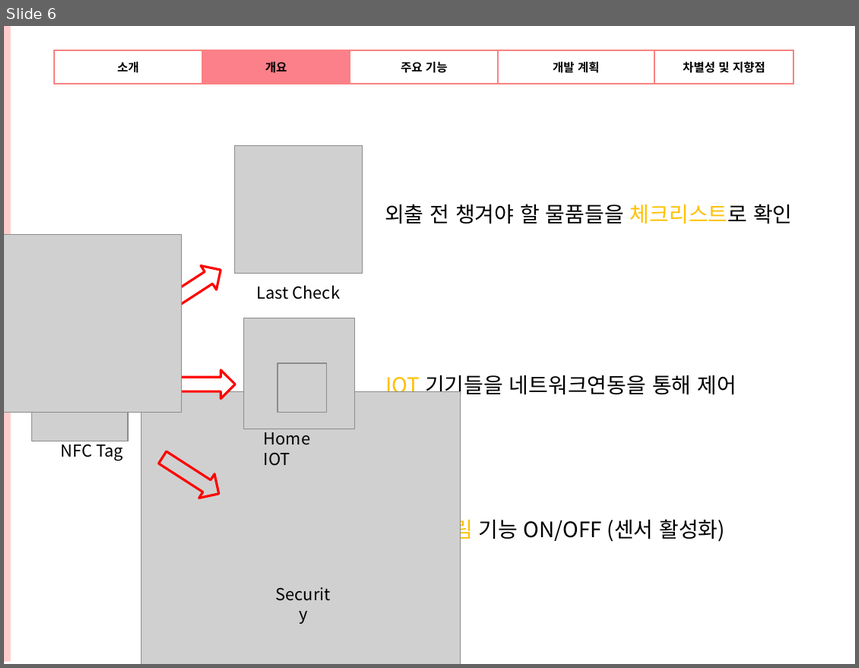
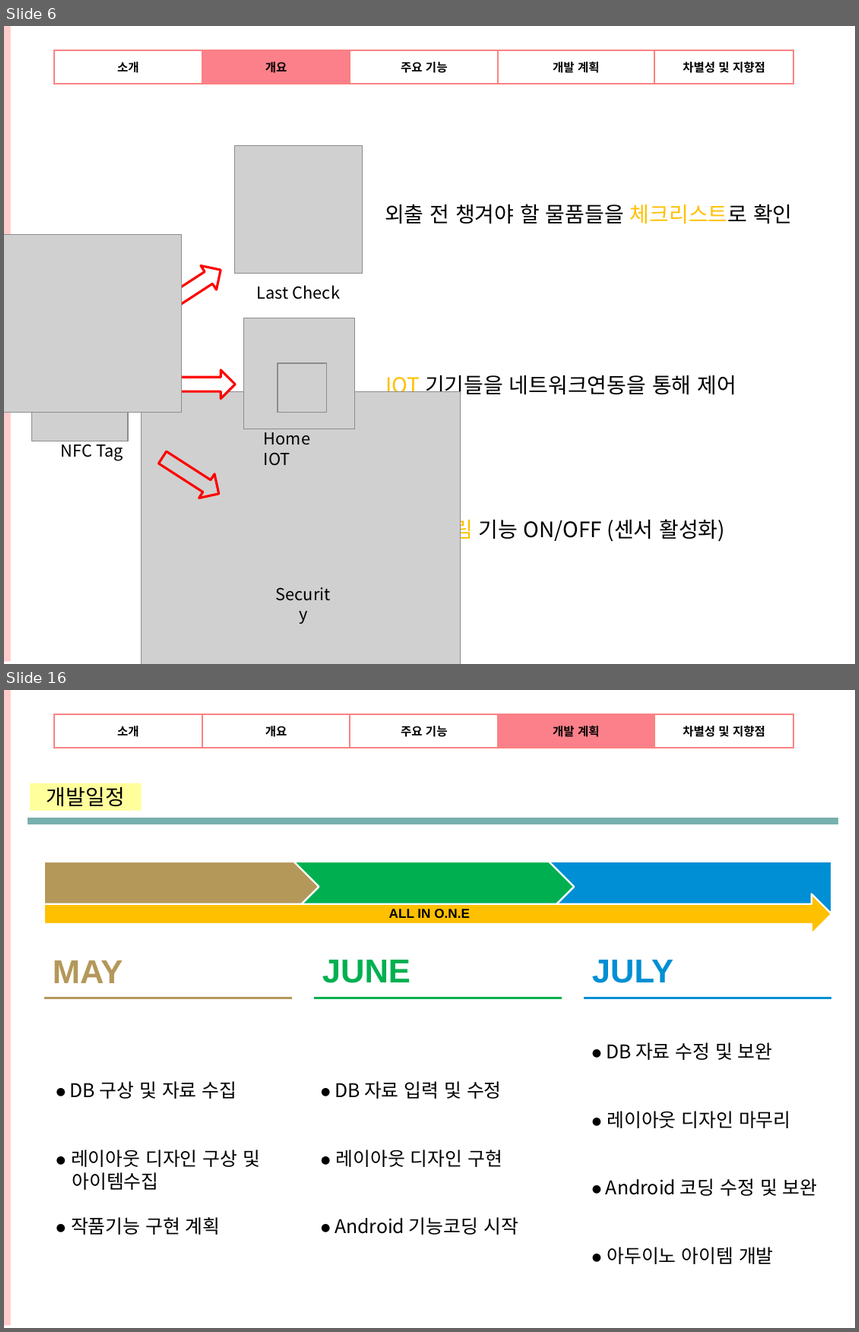
Before and after one commit to OriginalNetworkExperts/SystemConstruct, a slide deck: 시스템분석설계ppt.pptx. Shown one above the other, each under a label of ours: slide 6 before the commit, slides 6 and 16 after it; the slides between them are not shown. The pictures are 859x668 and 859x1332 pixels, drawn with LibreOffice and Linux fonts; fonts in the diff are those of the drawing; grey boxes stand for pictures; background and template pictures are left out. Boxes give left, top, right and bottom in pixels: in the first picture for what was removed or moved away, otherwise in the second. Text is boxed around its words. In the diff, an @@ line names an element or a change of style, - is before the commit and + after.

```diff
--- a/시스템분석설계ppt.pptx
+++ b/시스템분석설계ppt.pptx
@@ slide 16 added at (x1=4, y1=690, x2=855, y2=1328), background picture (left out) @@
@@ rectangle added at (x1=4, y1=690, x2=11, y2=1326), fill #FFCCCC @@
@@ table added at (x1=54, y1=714, x2=855, y2=748), 1 rows, 6 columns @@
+소개 | 개요 | 주요 기능 | 개발 계획 | 차별성 및 지향점 | 
@@ rectangle added at (x1=30, y1=783, x2=141, y2=810), fill #FFFF00 at 39% opacity, 18 pt, text #000000 @@
+개발일정
@@ line added from (28, 821) to (838, 821), #78B0AD 6 pt @@
@@ group added at (x1=44, y1=862, x2=832, y2=934): 4 texts, 2 pentagon arrows, 1 rectangle, 1 right arrow @@
+5월
+6월
+7월
+ALL IN O.N.E
@@ text added at (x1=53, y1=961, x2=123, y2=983), 28 pt, text #B4985A, bold @@
+MAY
@@ text added at (x1=322, y1=960, x2=411, y2=983), 28 pt, text #00B050, bold @@
+JUNE
@@ text added at (x1=592, y1=960, x2=674, y2=983), 28 pt, text #008FD4, bold @@
+JULY
@@ line added from (44, 998) to (293, 998), #B4985A 2.25 pt @@
@@ line added from (314, 998) to (563, 998), #00B050 2.25 pt @@
@@ line added from (584, 998) to (832, 998), #008FD4 2.25 pt @@
@@ text added at (x1=606, y1=1043, x2=818, y2=1265), 16 pt, text #000000 @@
+⦁ DB 자료 수정 및 보완
+⦁ 레이아웃 디자인 마무리
+⦁ Android 코딩 수정 및 보완
+⦁ 아두이노 아이템 개발
@@ text added at (x1=70, y1=1081, x2=260, y2=1235), 16 pt, text #000000 @@
+⦁ DB 구상 및 자료 수집
+⦁ 레이아웃 디자인 구상 및
+아이템수집
+⦁ 작품기능 구현 계획
@@ text added at (x1=335, y1=1081, x2=519, y2=1235), 16 pt, text #000000 @@
+⦁ DB 자료 입력 및 수정
+⦁ 레이아웃 디자인 구현
+⦁ Android 기능코딩 시작
```
Also in this commit, not shown: 11 slides changed, 7 other slides added.
